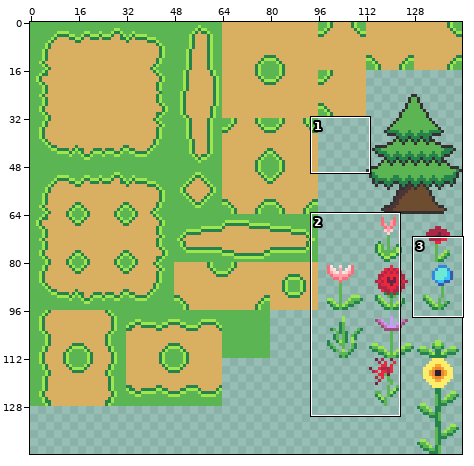
One commit to this sprite sheet: Tiles/nature_sheet.png. The picture above shows the old version from afar; the outline marks the close-up.
Close-up. First the earlier version:
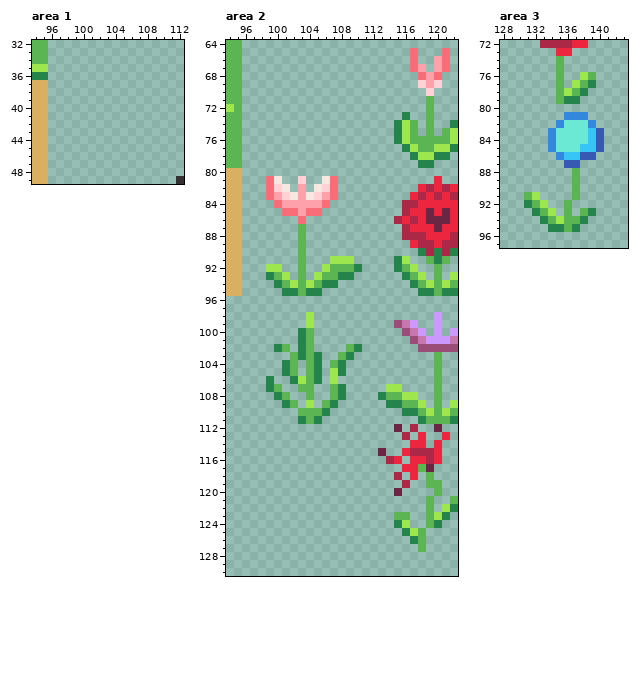
The file is 144x144 pixels. Shown: area 1: x 94..112, y 32..49; area 2: x 94..122, y 64..130; area 3: x 128..143, y 72..97.
And afterwards:
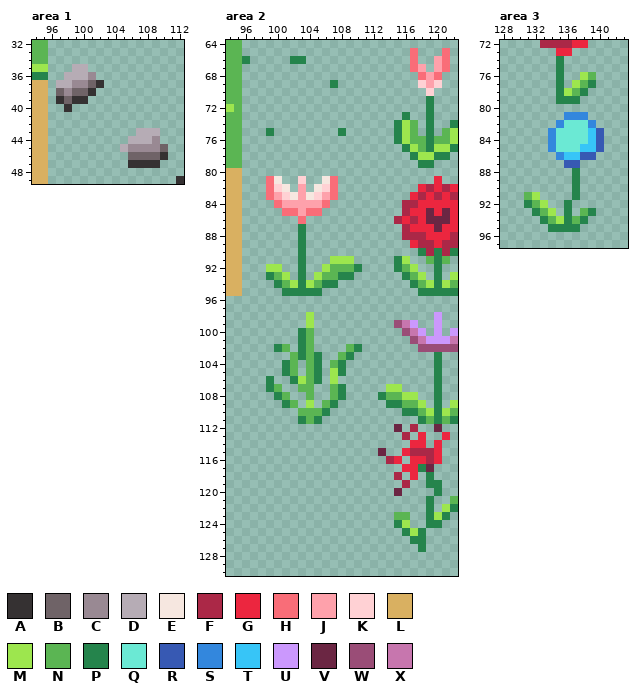
Palette (. is transparent): A #353132  B #6f6367  C #998993  D #b6acb5  E #f6e7e0  F #ab2847  G #ec263f  H #f96d78  J #fea1ab  K #ffd1d4  L #d9b061  M #9de64e  N #5bb553  P #25844c  Q #6be9d4  R #3759b3  S #3387dd  T #37c5f7  U #cb98fd  V #6b2643  W #9a4d77  X #c776ae
The exact change:
Area 1:
The author put colour A in row 37 at x 102; in row 38 at x 101; in row 39 at x 97 and 99 to 100; in row 40 at x 98; in row 46 at x 110; in row 47 at x 106 to 109.
The author put colour B in row 37 at x 101; in row 38 at x 97 and 99 to 100; in row 39 at x 98; in row 45 at x 110; in row 46 at x 106 to 109.
The author put colour C in row 36 at x 101; in row 37 at x 99 to 100; in row 38 at x 98; in row 44 at x 109; in row 45 at x 106 to 109.
The author put colour D in row 35 at x 99 to 100; in row 36 at x 98 to 100; in row 37 at x 97 to 98; in row 43 at x 107 to 109; in row 44 at x 106 to 108; in row 45 at x 105.
Area 2:
The author put colour P in row 66 at x 96 and 102 to 103; in row 69 at x 107; in row 75 at x 99 and 108.
Colour N becomes colour P in rows 71 to 77 at x 119; in rows 87 to 91 at x 103; in rows 92 to 95 at x 103 and 120; in rows 103 to 111 at x 120; in row 117 at x 118; in row 118 at x 119.
Colour N becomes colour P in row 119 at x 119 to 120; in row 120 at x 120; in rows 121 to 124 at x 119; in rows 125 to 127 at x 118.
Area 3:
Colour N becomes colour P in rows 74 to 79 at x 135; in rows 88 to 91 at x 137; in rows 92 to 95 at x 136.
